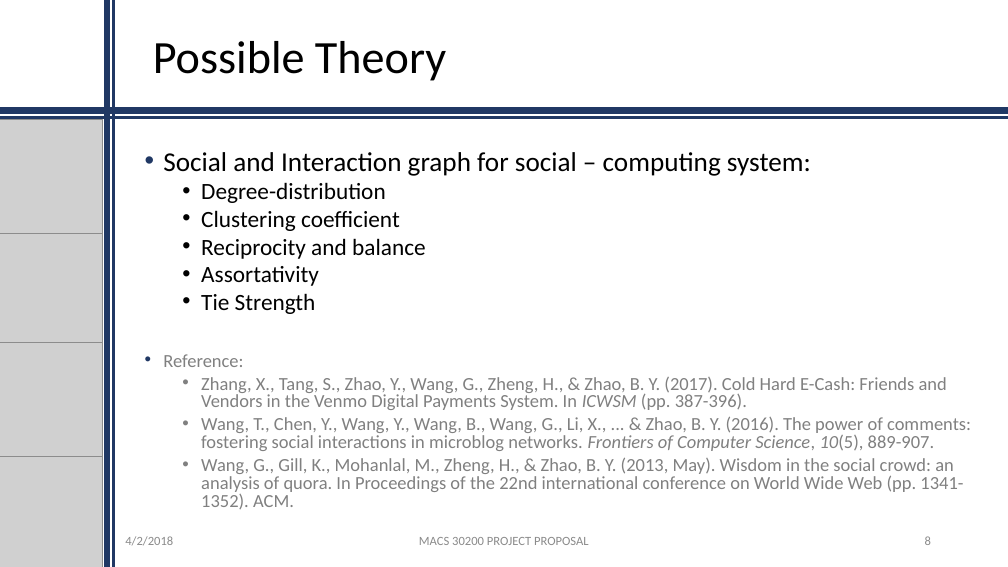
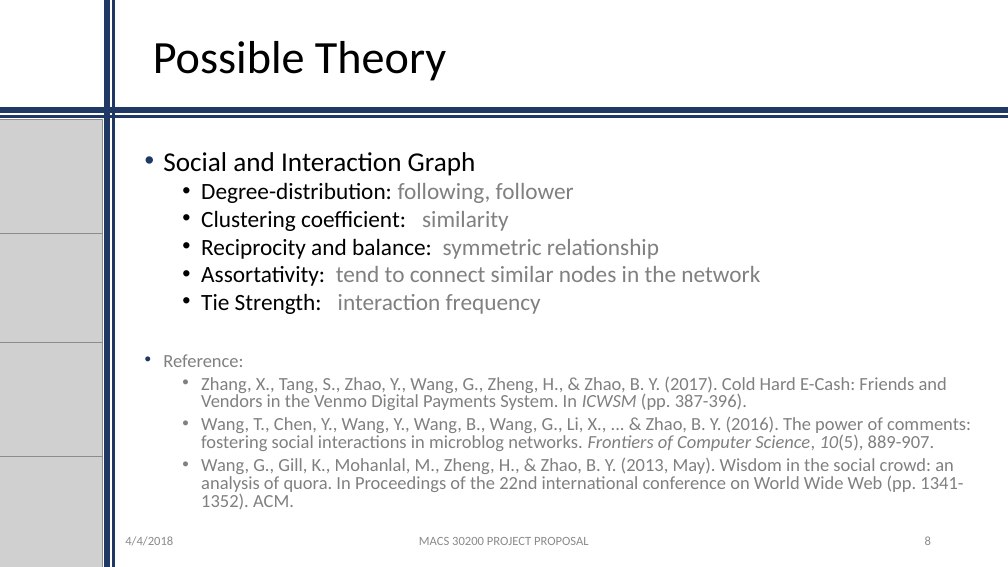
Before and after one commit to ShuyanHuang/MACS30200proj, a slide deck: slide 8 of proposal/MACS30200proj_proposal.pptx. Drawn at 1008x567 pixels with LibreOffice and Linux fonts; fonts in the diff are those of the drawing; grey boxes stand for pictures; background and template pictures are left out. Boxes give left, top, right and bottom in pixels: in the first picture for what was removed or moved away, otherwise in the second. Text is boxed around its words. In the diff, an @@ line names an element or a change of style, - is before the commit and + after.

```diff
--- a/proposal/MACS30200proj_proposal.pptx
+++ b/proposal/MACS30200proj_proposal.pptx
@@ text at (163,152,760,314): text changed @@
-• Social and Interaction graph for social – computing system:
-  • Degree-distribution
-  • Clustering coefficient
-  • Reciprocity and balance
-  • Assortativity
-  • Tie Strength
+• Social and Interaction Graph
+  • Degree-distribution: following, follower
+  • Clustering coefficient: similarity
+  • Reciprocity and balance: symmetric relationship
+  • Assortativity: tend to connect similar nodes in the network
+  • Tie Strength: interaction frequency
@@ text at (125,536,173,545): text changed @@
-4/2/2018
+4/4/2018
```
Also in this commit, not shown: 7 other slides changed, 1 other file.
